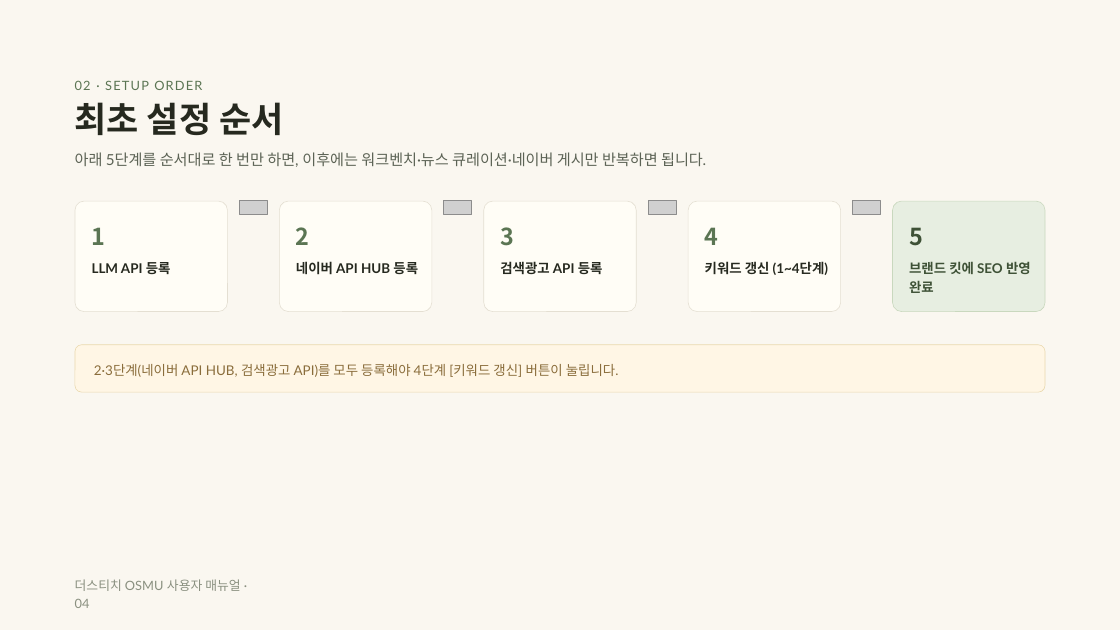
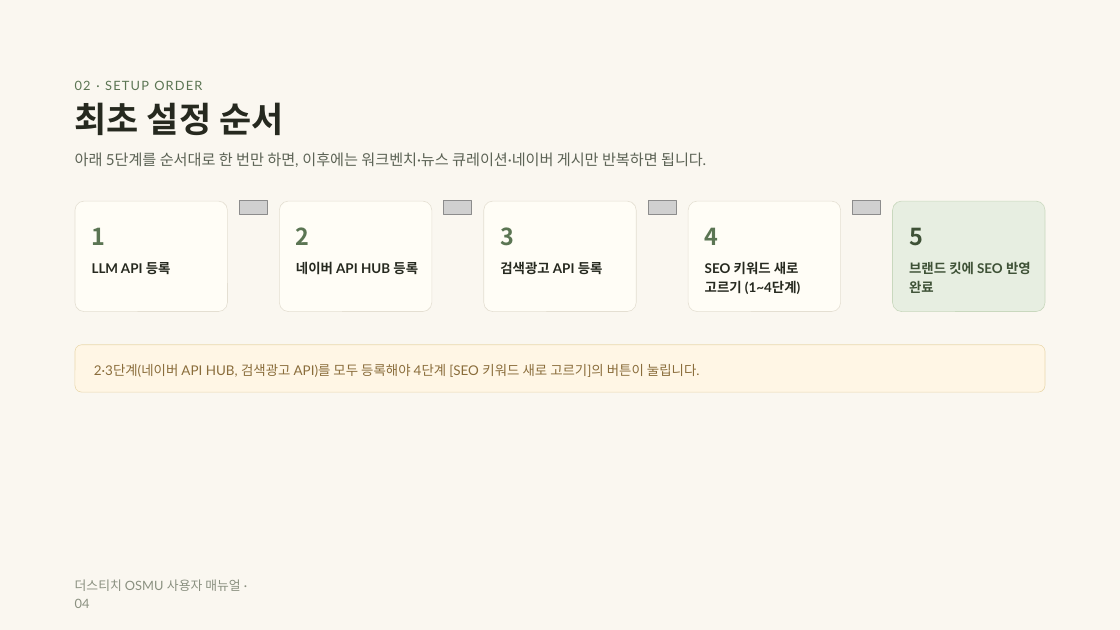
Before and after one commit to JaewooLee-AI/OSMU_thestitch, a slide deck: slide 4 of docs/더스티치 OSMU 사용자 매뉴얼.pptx. Drawn at 1120x630 pixels with LibreOffice and Linux fonts; fonts in the diff are those of the drawing; grey boxes stand for pictures. Boxes give left, top, right and bottom in pixels: in the first picture for what was removed or moved away, otherwise in the second. Text is boxed around its words. In the diff, an @@ line names an element or a change of style, - is before the commit and + after.

```diff
--- a/docs/더스티치 OSMU 사용자 매뉴얼.pptx
+++ b/docs/더스티치 OSMU 사용자 매뉴얼.pptx
@@ text at (705, 261, 800, 294): text changed @@
-키워드 갱신 (1~4단계)
+SEO 키워드 새로 고르기 (1~4단계)
@@ text at (94, 364, 700, 377): text changed @@
-2·3단계(네이버 API HUB, 검색광고 API)를 모두 등록해야 4단계 [키워드 갱신] 버튼이 눌립니다.
+2·3단계(네이버 API HUB, 검색광고 API)를 모두 등록해야 4단계 [SEO 키워드 새로 고르기]의 버튼이 눌립니다.
```
Also in this commit, not shown: 7 other slides changed, 2 other files.
